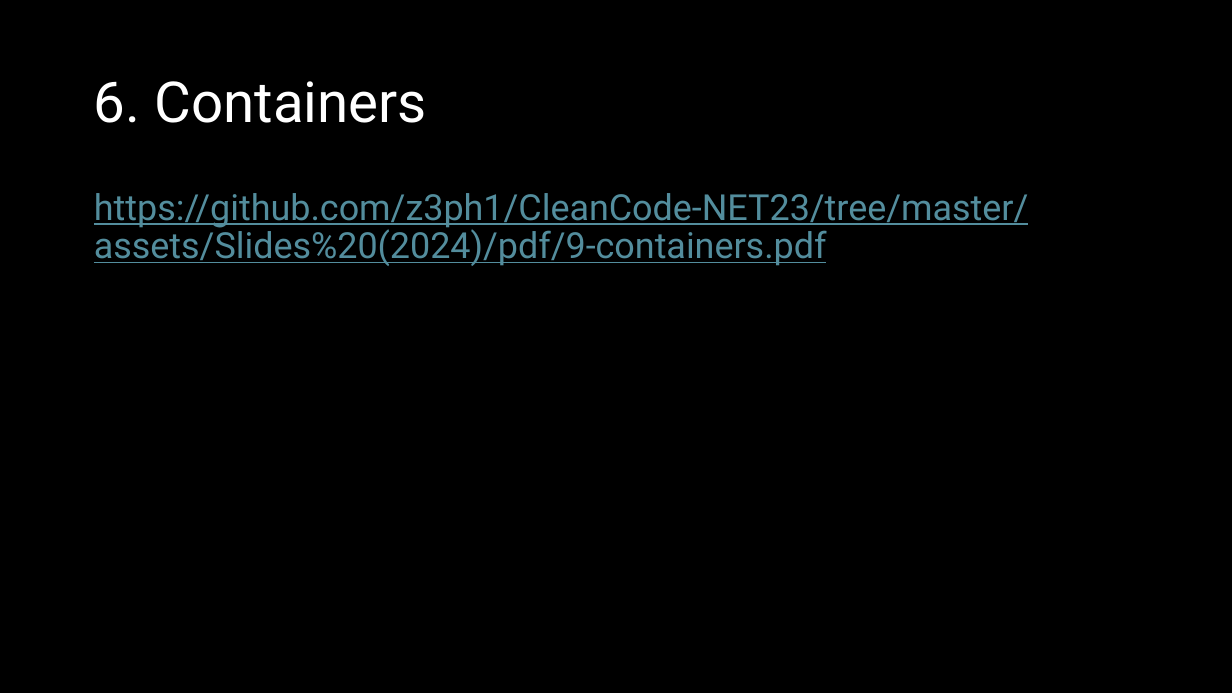
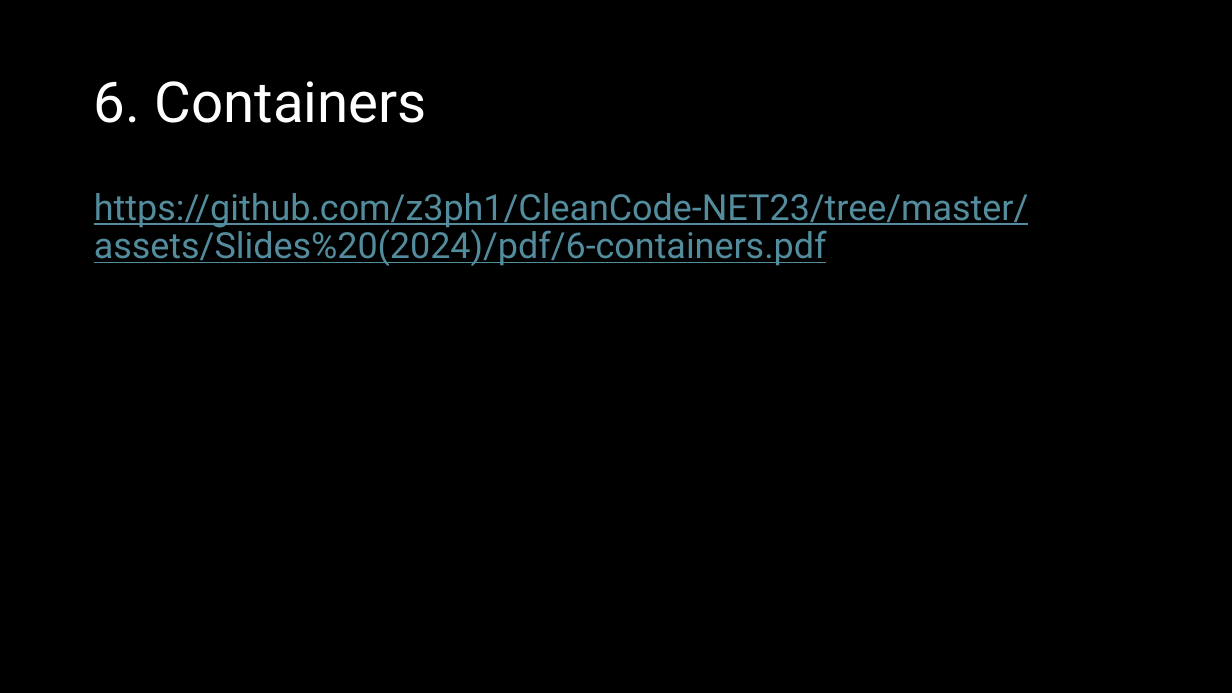
Before and after one commit to z3ph1/CleanCode-NET23, a slide deck: slide 11 of assets/Slides (2024)/pptx/0-clean-code.pptx. Drawn at 1232x693 pixels with LibreOffice and Linux fonts; fonts in the diff are those of the drawing. Boxes give left, top, right and bottom in pixels: in the first picture for what was removed or moved away, otherwise in the second. Text is boxed around its words. In the diff, an @@ line names an element or a change of style, - is before the commit and + after.

```diff
--- a/assets/Slides (2024)/pptx/0-clean-code.pptx
+++ b/assets/Slides (2024)/pptx/0-clean-code.pptx
@@ text at (94, 193, 1028, 266): text changed @@
-https://github.com/z3ph1/CleanCode-NET23/tree/master/assets/Slides%20(2024)/pdf/9-containers.pdf
+https://github.com/z3ph1/CleanCode-NET23/tree/master/assets/Slides%20(2024)/pdf/6-containers.pdf
```
Also in this commit, not shown: 1 other slide changed, 1 other file.
